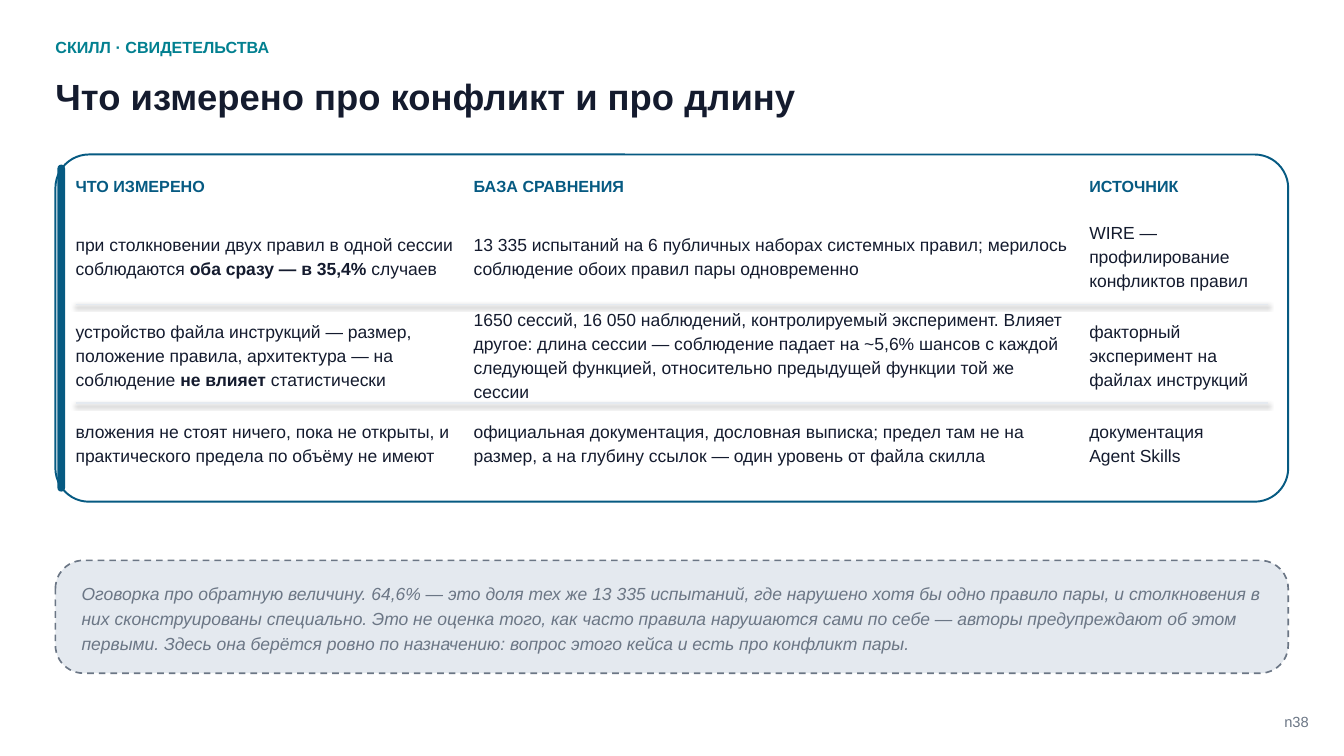
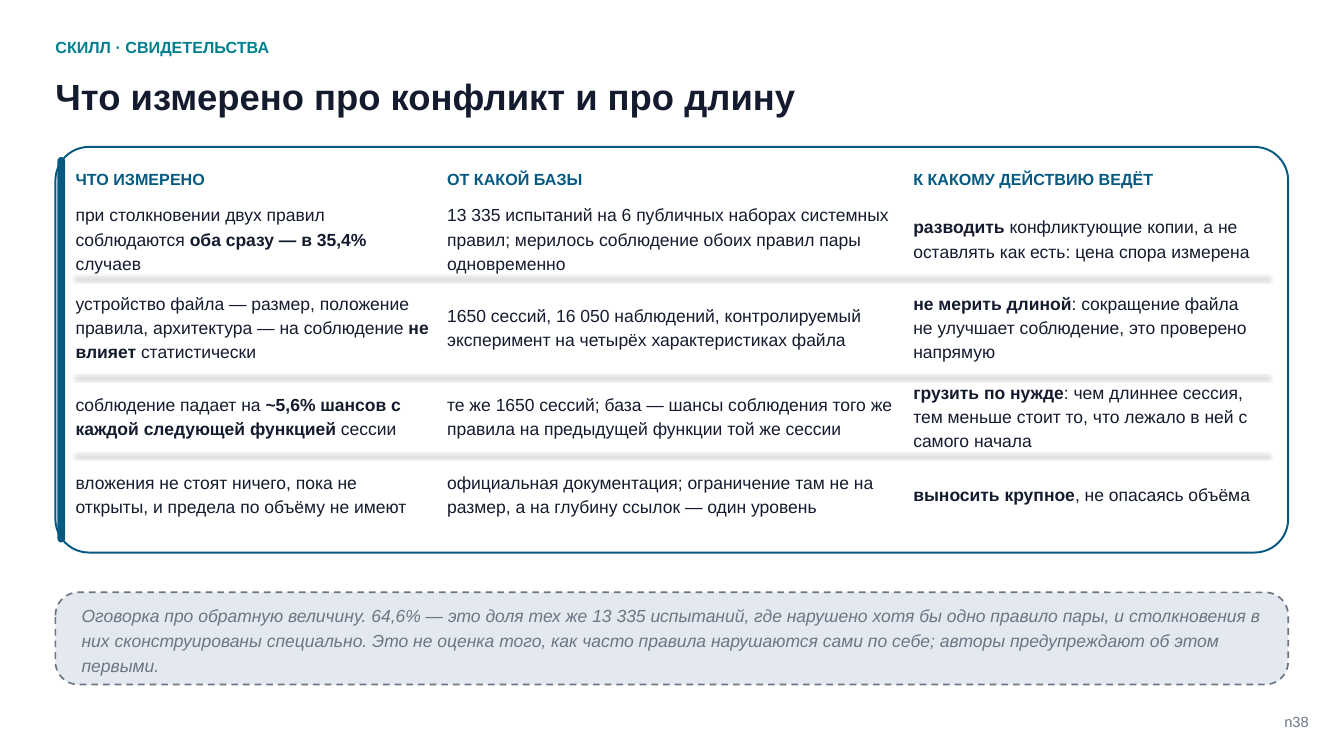
Before and after one commit to tellina-study/AI-usage-lessons, a slide deck: slide 38 of library/seminars/sem-05/rendered/sem-05-n.pptx. Drawn at 1344x756 pixels with LibreOffice and Linux fonts; fonts in the diff are those of the drawing. Boxes give left, top, right and bottom in pixels: in the first picture for what was removed or moved away, otherwise in the second. Text is boxed around its words. In the diff, an @@ line names an element or a change of style, - is before the commit and + after.

Commit message:
Вынос процедуры и описание скилла стали кейсами, четыре зажатые схемы закрыты, реестр схем вычищен — 65 слайдов, только подгонка #211

```diff
--- a/library/seminars/sem-05/rendered/sem-05-n.pptx
+++ b/library/seminars/sem-05/rendered/sem-05-n.pptx
@@ rounded rectangle: place and size @@
-rounded rectangle at [55, 154, 1289, 501]
+rounded rectangle at [55, 147, 1289, 553]
@@ rounded rectangle at [55, 147, 1289, 553]: proportions changed @@
@@ rounded rectangle: place and size @@
-rounded rectangle at [57, 164, 65, 491]
+rounded rectangle at [57, 157, 65, 542]
@@ text "ЧТО ИЗМЕРЕНО": place and size @@
-text "ЧТО ИЗМЕРЕНО" at [76, 180, 205, 192]
+text "ЧТО ИЗМЕРЕНО" at [76, 173, 205, 185]
@@ text added at [447, 171, 583, 185], 11.5 pt, text #065A82, bold @@
+ОТ КАКОЙ БАЗЫ
@@ text added at [913, 171, 1153, 188], 11.5 pt, text #065A82, bold @@
+К КАКОМУ ДЕЙСТВИЮ ВЕДЁТ
@@ text "13 335 испытаний на 6 ..." rewrapped from [474, 238, 1067, 279] to [447, 208, 889, 274] @@
@@ text removed at [474, 180, 624, 192] @@
-БАЗА СРАВНЕНИЯ
@@ text removed at [1089, 180, 1178, 192] @@
-ИСТОЧНИК
@@ text at [76, 211, 367, 274]: text changed @@
-при столкновении двух правил в одной сессии соблюдаются оба сразу — в 35,4% случаев
+при столкновении двух правил соблюдаются оба сразу — в 35,4% случаев
@@ text added at [913, 220, 1249, 262], 12.5 pt, text #141B2E @@
+разводить конфликтующие копии, а не оставлять как есть: цена спора измерена
@@ text removed at [1089, 227, 1248, 291] @@
-WIRE — профилирование конфликтов правил
@@ text at [76, 297, 428, 358]: text changed @@
-устройство файла инструкций — размер, положение правила, архитектура — на соблюдение не влияет статистически
+устройство файла — размер, положение правила, архитектура — на соблюдение не влияет статистически
@@ line moved from (76, 304) - (1268, 304) to (76, 277) - (1268, 277) @@
@@ text added at [913, 297, 1247, 362], 12.5 pt, text #141B2E @@
+не мерить длиной: сокращение файла не улучшает соблюдение, это проверено напрямую
@@ text at [447, 309, 861, 350]: text changed @@
-1650 сессий, 16 050 наблюдений, контролируемый эксперимент. Влияет другое: длина сессии — соблюдение падает на ~5,6% шансов с каждой следующей функцией, относительно предыдущей функции той же сессии
+1650 сессий, 16 050 наблюдений, контролируемый эксперимент на четырёх характеристиках файла
@@ text removed at [1089, 325, 1249, 390] @@
-факторный эксперимент на файлах инструкций
@@ line moved from (76, 403) - (1268, 403) to (76, 375) - (1268, 375) @@
@@ text added at [913, 389, 1248, 447], 12.5 pt, text #141B2E @@
+грузить по нужде: чем длиннее сессия, тем меньше стоит то, что лежало в ней с самого начала
@@ text added at [76, 398, 401, 439], 12.5 pt, text #141B2E, bold @@
+соблюдение падает на ~5,6% шансов с каждой следующей функцией сессии
@@ text added at [447, 398, 892, 439], 12.5 pt, text #141B2E @@
+те же 1650 сессий; база — шансы соблюдения того же правила на предыдущей функции той же сессии
@@ text removed at [1089, 428, 1203, 466] @@
-документация Agent Skills
@@ text at [76, 479, 406, 517]: text changed @@
-вложения не стоят ничего, пока не открыты, и практического предела по объёму не имеют
+вложения не стоят ничего, пока не открыты, и предела по объёму не имеют
@@ line added from (76, 454) to (1268, 454), #E5EAF0 0.75 pt @@
@@ text at [447, 476, 873, 517]: text changed @@
-официальная документация, дословная выписка; предел там не на размер, а на глубину ссылок — один уровень от файла скилла
+официальная документация; ограничение там не на размер, а на глубину ссылок — один уровень
@@ text added at [913, 488, 1250, 505], 12.5 pt, text #141B2E @@
+выносить крупное, не опасаясь объёма
@@ rounded rectangle: place and size @@
-rounded rectangle at [55, 561, 1289, 674]
+rounded rectangle at [55, 593, 1289, 685]
@@ text at [82, 609, 1260, 676]: text changed @@
-Оговорка про обратную величину. 64,6% — это доля тех же 13 335 испытаний, где нарушено хотя бы одно правило пары, и столкновения в них сконструированы специально. Это не оценка того, как часто правила нарушаются сами по себе — авторы предупреждают об этом первыми. Здесь она берётся ровно по назначению: вопрос этого кейса и есть про конфликт пары.
+Оговорка про обратную величину. 64,6% — это доля тех же 13 335 испытаний, где нарушено хотя бы одно правило пары, и столкновения в них сконструированы специально. Это не оценка того, как часто правила нарушаются сами по себе; авторы предупреждают об этом первыми.
```
Also in this commit, not shown: 11 other slides changed, 2 slides added, 2 slides removed, 23 other files.
